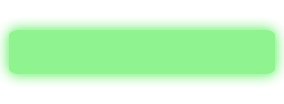
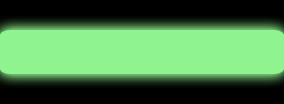
Two versions of the same layered image (w=284, h=104). Layer-by-layer changes:
painted on "Rounded Rectangle 1 copy" over [0,30,284,74]
showed "Background", painted on it over [0,0,284,104]
